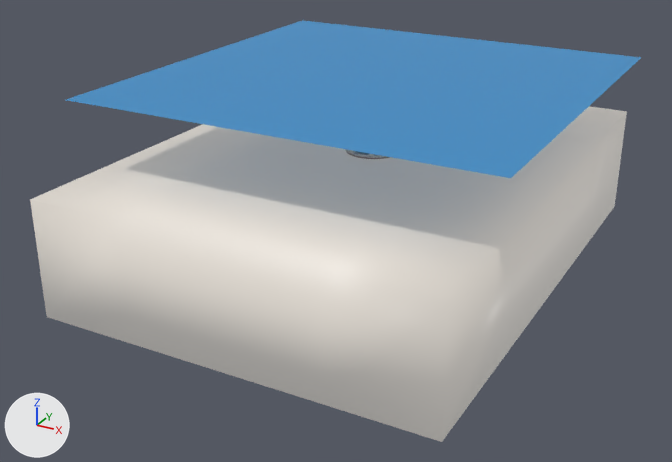
An edit to the COLLADA model scene-chicago/models/model6/chicago.dae, drawn before and after from the same camera.
The view is the same before and after, from a 50 mm lens placed at (86.0, -170.5, 64.5), pointed at (-3.3, -8.2, -16.6). Every picture has the same lights, and +X, +Y and +Z are marked at lower left. Where no turn or scale is listed for an object, it has been applied to the vertices.

The older version as bpy lines, for what is in view:
```python
me_plane = bpy.data.meshes.new('Plane')
me_plane.from_pydata([(-1.0, -1.0, 0.0), (1.0, -1.0, 0.0), (-1.0, 1.0, 0.0), (1.0, 1.0, 0.0)], [], [(1, 2, 0), (1, 3, 2)])
me_plane.materials.append(mat_2___default)  # picture img_map_15_jpg
me_untitled_1238 = bpy.data.meshes.new('Untitled.1238')
me_untitled_1238.from_pydata(...)  # 50 vertices, 96 faces; spans x -42.1..42.1, y -56.2..56.2, z -25.0..0.0
me_untitled_1238.materials.append(mat_material_001)  # light grey #cbc3b7
me_untitled_642 = bpy.data.meshes.new('Untitled.642')
me_untitled_642.from_pydata(...)  # 63 vertices, 63 faces; spans x -5.74..6.12, y -6.06..5.81, z -0.63..2.6
me_untitled_642.materials.append(mat_material)  # picture img_chicago_bg_jpg
ob_box518 = bpy.data.objects.new('Box518', me_untitled_642)
ob_box518.location = (0.9, 0.5, -0.2)
ob_plane = bpy.data.objects.new('Plane', me_plane)
ob_plane.location = (0.9, 2.0, 15.6)
ob_plane.rotation_euler = (3.142, 0.0, 0.0)  # degrees (180, 0, 0)
ob_plane.scale = (-44.8, 44.8, 44.8)
ob_plane002 = bpy.data.objects.new('Plane002', me_untitled_1238)
ob_plane002.location = (0.0, 0.0, 0.0)
```
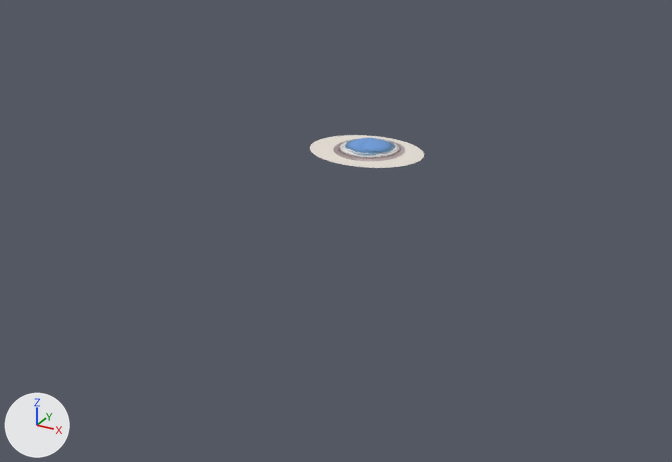
Commit message: update chicago sky

Pixel boxes [x1, y1, x2, y2] of what changed, in the pictures (672 x 462 px):
'Plane002', deleted
    before: [30, 106, 627, 442]
'Plane', deleted (blue)
    before: [66, 20, 642, 178]
'Circle', added
    after: [310, 135, 424, 168]
'sky', added
    after: [333, 138, 405, 161]
'Box518', deleted
    before: [346, 149, 390, 159]

The change, as a diff of the scene's bpy script:
```diff
--- a/scene-chicago/models/model6/chicago.dae.py
+++ b/scene-chicago/models/model6/chicago.dae.py
@@ me_circle_001 @@
+me_circle_001.from_pydata(...)  # 32 vertices, 30 faces; spans x -11.2..14.3, y -11.2..9.2, z 0.7
+me_circle_001.materials.append(mat_material_001)  # light grey #cbc3b7
@@ me_untitled_642_1 @@
+me_untitled_642_1.from_pydata(...)  # 155 vertices, 277 faces; spans x -7.9..8.4, y -8.3..7.9, z -0.8..1.4
+me_untitled_642_1.materials.append(mat_material)  # picture img_chicago_bg_jpg
@@ ob_box518 @@
-ob_box518 = bpy.data.objects.new('Box518', me_untitled_642)
-ob_box518.location = (0.9, 0.5, -0.2)
@@ ob_plane002 @@
-ob_plane002 = bpy.data.objects.new('Plane002', me_untitled_1238)
-ob_plane002.location = (0.0, 0.0, 0.0)
@@ ob_plane @@
-ob_plane = bpy.data.objects.new('Plane', me_plane)
-ob_plane.location = (0.9, 2.0, 15.6)
-ob_plane.rotation_euler = (3.142, 0.0, 0.0)  # degrees (180, 0, 0)
-ob_plane.scale = (-44.8, 44.8, 44.8)
@@ ob_circle @@
+ob_circle = bpy.data.objects.new('Circle', me_circle_001)
+ob_circle.location = (-1.5, 0.3, -0.7)
@@ ob_sky @@
+ob_sky = bpy.data.objects.new('sky', me_untitled_642_1)
+ob_sky.location = (-0.1, 0.5, 0.7)
```
